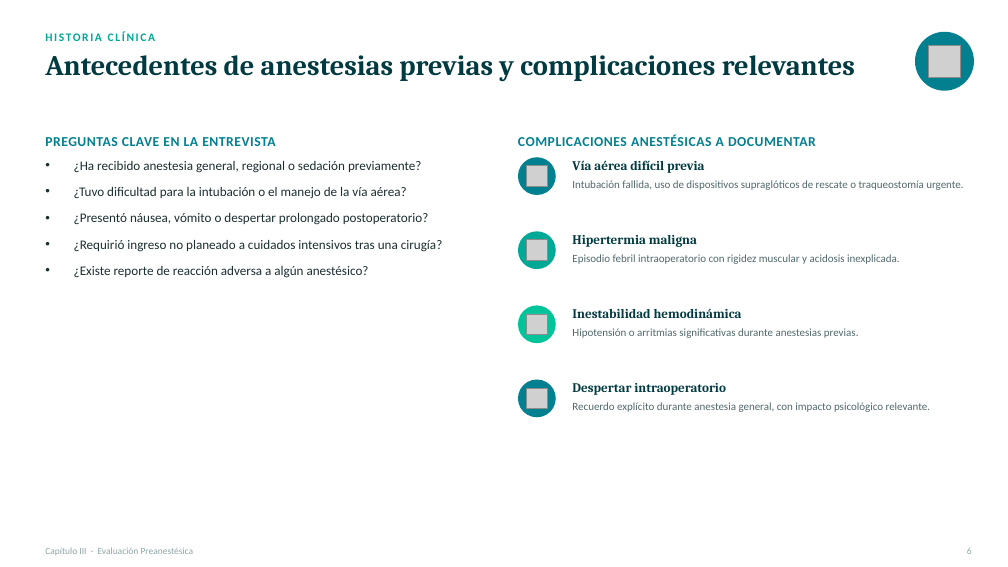
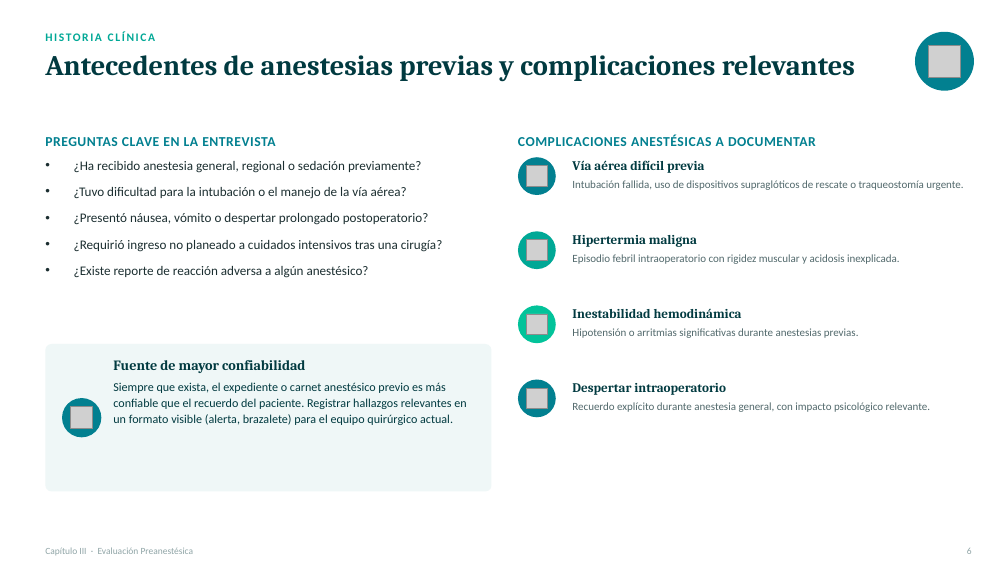
Before and after one commit to lestertavarezr/gpa-academy1, a slide deck: slide 7 of presentaciones/Capitulo_III_Evaluacion_Preanestesica.pptx. Drawn at 1008x567 pixels with LibreOffice and Linux fonts; fonts in the diff are those of the drawing; grey boxes stand for pictures. Boxes give left, top, right and bottom in pixels: in the first picture for what was removed or moved away, otherwise in the second. Text is boxed around its words. In the diff, an @@ line names an element or a change of style, - is before the commit and + after.

```diff
--- a/presentaciones/Capitulo_III_Evaluacion_Preanestesica.pptx
+++ b/presentaciones/Capitulo_III_Evaluacion_Preanestesica.pptx
@@ rounded rectangle added at box(45, 344, 492, 492), fill #EFF7F7 @@
@@ text added at box(113, 360, 305, 373), 13.5 pt, text #013A40, bold @@
+Fuente de mayor confiabilidad
@@ text added at box(113, 382, 466, 425), 11.5 pt, text #013A40 @@
+Siempre que exista, el expediente o carnet anestésico previo es más confiable que el recuerdo del paciente. Registrar hallazgos relevantes en un formato visible (alerta, brazalete) para el equipo quirúrgico actual.
@@ ellipse added at box(62, 398, 101, 437), fill #028090 @@
@@ picture added at box(70, 407, 92, 429) @@
```
Also in this commit, not shown: 14 other slides changed.
